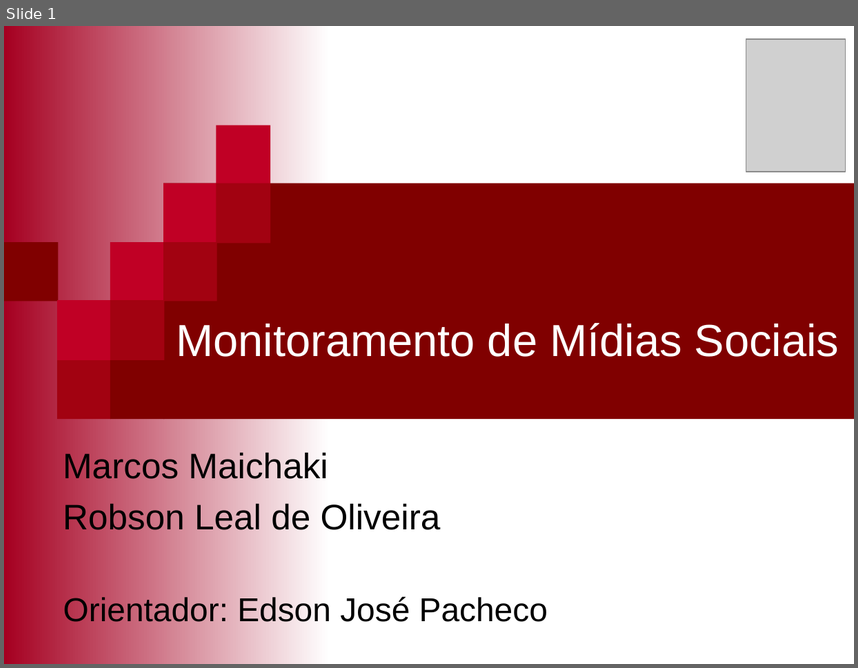
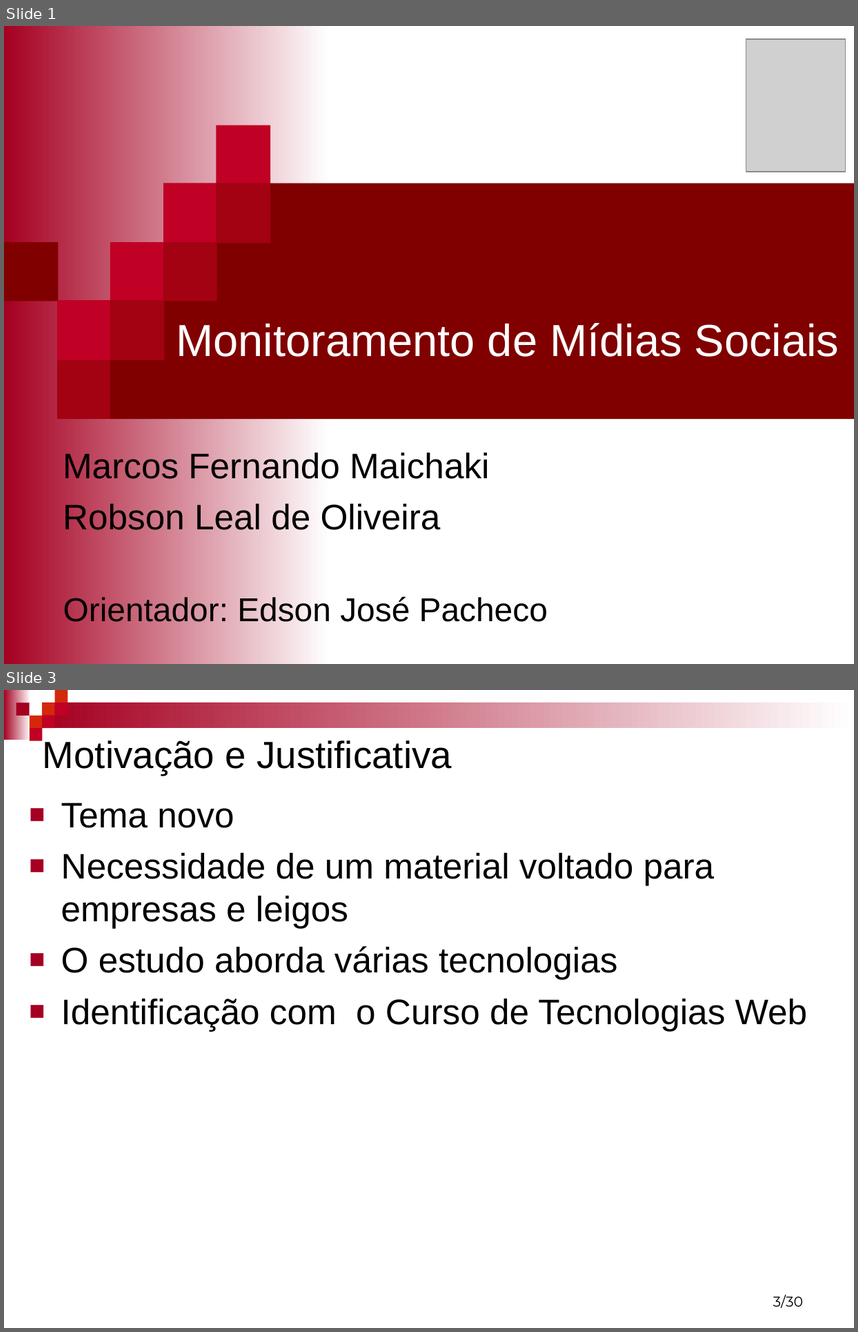
Before and after one commit to mfernado/my-project-socialmonitor, a slide deck: Artigo/Monitoramento de mídias Sociais - Marcos e Robson.ppt. Shown one above the other, each under a label of ours: slide 1 before the commit, slides 1 and 3 after it; the slides between them are not shown. The pictures are 858x668 and 858x1332 pixels, drawn with LibreOffice and Linux fonts; fonts in the diff are those of the drawing; grey boxes stand for pictures; background and template pictures are left out. Boxes give left, top, right and bottom in pixels: in the first picture for what was removed or moved away, otherwise in the second. Text is boxed around its words. In the diff, an @@ line names an element or a change of style, - is before the commit and + after.

```diff
--- a/Artigo/Monitoramento de mídias Sociais - Marcos e Robson.ppt
+++ b/Artigo/Monitoramento de mídias Sociais - Marcos e Robson.ppt
@@ slide 3 added at (x1=4, y1=690, x2=854, y2=1328), background #FFFFFF @@
@@ group added at (x1=4, y1=690, x2=854, y2=741): 9 rectangles @@
@@ title added at (x1=43, y1=740, x2=452, y2=775), 32 pt, text #000000 @@
+Motivação e Justificativa
@@ text added at (x1=61, y1=802, x2=808, y2=1031), 30 pt, text #000000 @@
+■ Tema novo
+■ Necessidade de um material voltado para empresas e leigos
+■ O estudo aborda várias tecnologias
+■ Identificação com o Curso de Tecnologias Web
@@ page number added at (x1=773, y1=1294, x2=804, y2=1308), 12 pt, text #000000 @@
+3/30
@@ slide 1 changed as well @@
@@ subtitle at (x1=63, y1=450, x2=489, y2=485): text changed @@
-Marcos Maichaki
+Marcos Fernando Maichaki
```
Also in this commit, not shown: 7 other slides added, 3 slides removed.
